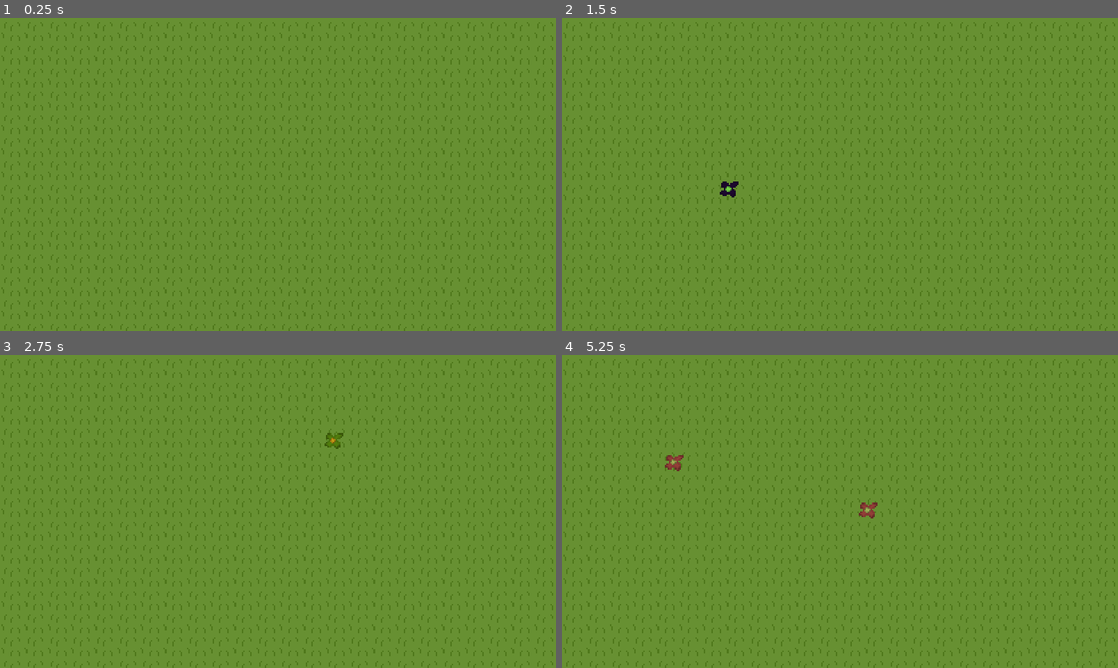
Above: before the commit, frames 1-4 (two rows, left to right).
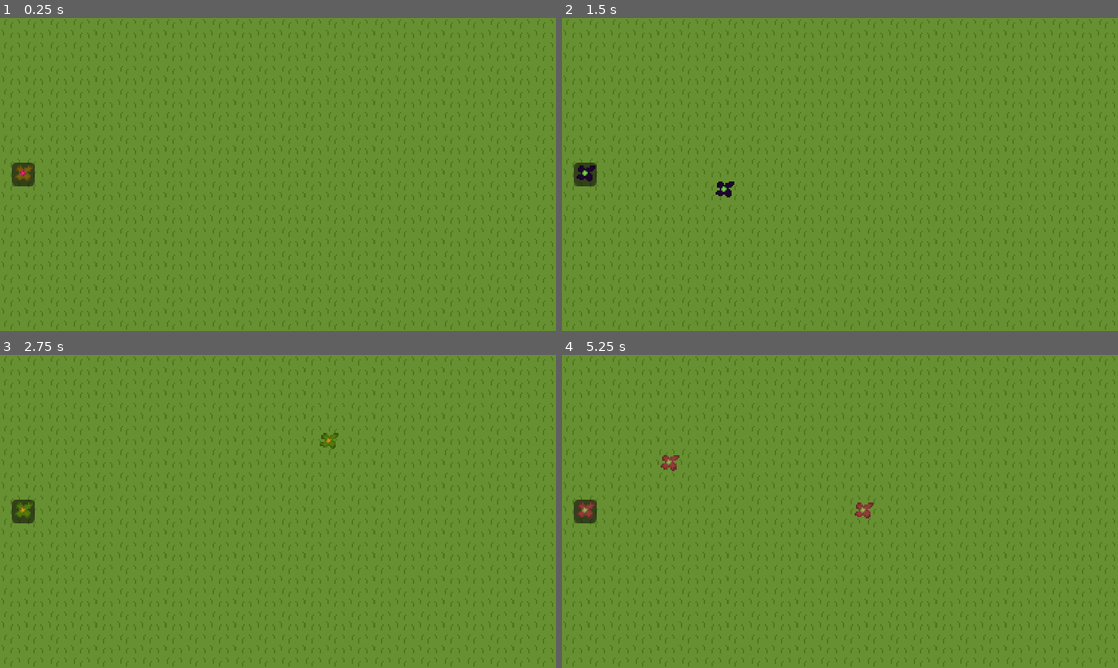
Above: after the commit, the same moments.

Repository: thejenske-dev/Godot-bloemGame
Game: Godot game, scene res://Scenes/test_initial.tscn
Two runs of this game, one before a commit and one after it. Both use one fixed random seed, a clock stepped at 60 frames per second and the inputs below.
Inputs (mouse positions are in pixels of both pictures, inside the frame that each line leads up to):
- Up to frame 1 (0.25 s): no input
- Up to frame 2 (1.5 s): tap Enter at 0.5 s; move the mouse to (962, 158) at 0.52 s; hold Up (arrow_up) 0.53-1.28 s; click (962, 158) at 0.6 s; tap Mouse wheel down (Scroll_down) at 0.8, 1.35 s; tap R (Reset) at 1.25 s; move the mouse to (728, 190) at 1.27 s; hold Down (arrow_down) from 1.28 s (still down); click (728, 190) at 1.42 s
- Up to frame 3 (2.75 s): tap Mouse wheel up (Scroll_up) at 1.55, 2.1 s; tap R (Reset) at 2 s; move the mouse to (333, 442) at 2.02 s; release Down (arrow_down) at 2.03 s; hold Up (arrow_up) from 2.03 s (still down); click (333, 442) at 2.3 s
- Up to frame 4 (5.25 s): tap R (Reset) at 2.75, 3.5, 4.15, 4.25 s; move the mouse to (812, 574) at 2.77 s; click (812, 574) at 2.85 s; tap Mouse wheel down (Scroll_down) at 3.05, 3.6 s; move the mouse to (1006, 558) at 3.52 s; release Up (arrow_up) at 3.53 s; hold Down (arrow_down) from 3.53 s (still down); click (1006, 558) at 3.67 s; tap Mouse wheel up (Scroll_up) at 3.8, 4.35 s; move the mouse to (673, 464) at 4.27 s; click (673, 464) at 4.55 s; move the mouse to (867, 511) at 5.02 s; click (867, 511) at 5.1 s

The runs differ from the first frame. In frame 1, 0.3% of the frame differs, in the area x 2-7%, y 46-54%; in frame 2, 0.4%; in frame 3, 0.4%; in frame 4, 0.6%, in the area x 2-57%, y 32-54%.

Commit message:
Added a UI element to the screen where you can see the color of the flower you are currently placing.
Also refactored the main scene to make it so UI elements are correctly alligned; added comments in all scripts to clarify codes.

Diff:
--- a/Scenes/flower.gd
+++ b/Scenes/flower.gd
@@ -1,5 +1,6 @@
 extends Node2D
 
+signal flowerColorChanged(leaves:Color,center:Color)
 
 # Called when the node enters the scene tree for the first time.
 func _ready() -> void:
@@ -19,3 +20,4 @@
 func changeColor(Center:Color,Leaves:Color) -> void:
 	$Flower_leaves.self_modulate = Leaves
 	$Flower_center.self_modulate = Center
+	flowerColorChanged.emit(Center,Leaves)
--- a/Scenes/flower.tscn
+++ b/Scenes/flower.tscn
@@ -22,7 +22,6 @@
 texture = ExtResource("3_88g82")
 
 [node name="Area2D" type="Area2D" parent="." unique_id=1524891180]
-visible = false
 
 [node name="Flower_area" type="CollisionShape2D" parent="Area2D" unique_id=1062308214]
 position = Vector2(1, -1)
--- a/Scenes/test_initial.tscn
+++ b/Scenes/test_initial.tscn
@@ -2,18 +2,33 @@
 
 [ext_resource type="PackedScene" uid="uid://1x3mulng1xbq" path="res://Scenes/flower_manager.tscn" id="1_e1iue"]
 [ext_resource type="Texture2D" uid="uid://crgda3xxnt5fw" path="res://graphics/Backgrounds/grass.png" id="1_gxivy"]
+[ext_resource type="PackedScene" uid="uid://te1kgkqq1sny" path="res://Scenes/ui/Flower_preview.tscn" id="2_j0nyw"]
 
-[node name="Background" type="Node2D" unique_id=824780617]
+[node name="Game" type="Node2D" unique_id=824780617]
 
-[node name="TextureRect" type="TextureRect" parent="." unique_id=1473801307]
-offset_left = 3.0
-offset_right = 1081.0
-offset_bottom = 629.0
+[node name="CanvasLayer" type="CanvasLayer" parent="." unique_id=1355975180]
+
+[node name="TextureRect" type="TextureRect" parent="CanvasLayer" unique_id=1473801307]
+anchors_preset = 15
+anchor_right = 1.0
+anchor_bottom = 1.0
+grow_horizontal = 2
+grow_vertical = 2
 texture = ExtResource("1_gxivy")
 stretch_mode = 1
 
-[node name="Camera2D" type="Camera2D" parent="TextureRect" unique_id=177642886]
-position = Vector2(176, 126)
-anchor_mode = 0
+[node name="FlowerManager" parent="CanvasLayer/TextureRect" unique_id=2015380591 instance=ExtResource("1_e1iue")]
+position = Vector2(-3, 0)
 
-[node name="FlowerManager" parent="." unique_id=2015380591 instance=ExtResource("1_e1iue")]
+[node name="Control" parent="CanvasLayer/TextureRect" unique_id=1855895762 instance=ExtResource("2_j0nyw")]
+layout_mode = 1
+offset_left = 8.0
+offset_top = -8.0
+offset_right = 24.0
+offset_bottom = 8.0
+pivot_offset = Vector2(10, 0)
+size_flags_horizontal = 4
+size_flags_vertical = 4
+
+[node name="Camera2D" type="Camera2D" parent="." unique_id=177642886]
+position = Vector2(324, 184)
--- /dev/null
+++ b/Scenes/ui/Flower_preview.tscn
@@ -0,0 +1,57 @@
+[gd_scene format=3 uid="uid://te1kgkqq1sny"]
+
+[ext_resource type="PackedScene" uid="uid://dhruiusce838o" path="res://Scenes/flower.tscn" id="1_1m2ob"]
+[ext_resource type="Script" uid="uid://cakkslt2gfgmi" path="res://Scenes/ui/flower_preview.gd" id="1_4deg3"]
+[ext_resource type="Script" uid="uid://dwfvj3ytudp12" path="res://Scenes/ui/panel_container.gd" id="1_vk3gj"]
+[ext_resource type="Texture2D" uid="uid://bq7v55wivk1y8" path="res://graphics/Flowers/Grayscale_flowerLeaves.png" id="2_dublq"]
+[ext_resource type="Texture2D" uid="uid://cpq6f8b1dmg8t" path="res://graphics/Flowers/GrayScale_flowerCenter.png" id="3_4deg3"]
+
+[node name="Control" type="Control" unique_id=1855895762]
+custom_minimum_size = Vector2(16, 16)
+layout_mode = 3
+anchors_preset = 4
+anchor_top = 0.5
+anchor_bottom = 0.5
+grow_vertical = 2
+script = ExtResource("1_4deg3")
+
+[node name="Panel" type="Panel" parent="." unique_id=544208509]
+self_modulate = Color(0.5735531, 0.45393944, 0.37649927, 1)
+custom_minimum_size = Vector2(16, 16)
+layout_mode = 1
+anchors_preset = 8
+anchor_left = 0.5
+anchor_top = 0.5
+anchor_right = 0.5
+anchor_bottom = 0.5
+offset_left = -8.0
+offset_top = -8.0
+offset_right = 8.0
+offset_bottom = 8.0
+grow_horizontal = 2
+grow_vertical = 2
+
+[node name="CenterContainer" type="CenterContainer" parent="Panel" unique_id=1499393155]
+layout_mode = 1
+anchors_preset = 8
+anchor_left = 0.5
+anchor_top = 0.5
+anchor_right = 0.5
+anchor_bottom = 0.5
+grow_horizontal = 2
+grow_vertical = 2
+script = ExtResource("1_vk3gj")
+
+[node name="flower_leaves" type="Sprite2D" parent="Panel/CenterContainer" unique_id=497430932]
+texture_filter = 1
+texture = ExtResource("2_dublq")
+
+[node name="flower_center" type="Sprite2D" parent="Panel/CenterContainer" unique_id=991769207]
+texture_filter = 1
+position = Vector2(0, -1)
+texture = ExtResource("3_4deg3")
+
+[node name="Flower" parent="Panel/CenterContainer" unique_id=1531035598 instance=ExtResource("1_1m2ob")]
+visible = false
+
+[connection signal="flowerColorChanged" from="Panel/CenterContainer/Flower" to="Panel/CenterContainer" method="_on_flower_flower_color_changed"]
--- /dev/null
+++ b/Scenes/ui/flower_preview.gd
@@ -0,0 +1,19 @@
+extends Control
+@onready var flower_leaves: Sprite2D = $Panel/CenterContainer/flower_leaves
+@onready var flower_center: Sprite2D = $Panel/CenterContainer/flower_center
+var flowerColor_center = Color(0.957,0.173,0.502)
+var flowerColor_leaves = Color(0.789, 0.623, 0.094)
+
+# Called when the node enters the scene tree for the first time.
+func _ready() -> void:
+	flower_leaves.self_modulate = flowerColor_leaves
+	flower_center.self_modulate = flowerColor_center
+
+
+# Called every frame. 'delta' is the elapsed time since the previous frame.
+func _process(delta: float) -> void:
+	pass
+
+func change_preview(center: Color, leaves: Color) -> void:
+	flower_leaves.self_modulate = leaves
+	flower_center.self_modulate = center
--- /dev/null
+++ b/Scenes/ui/panel_container.gd
@@ -0,0 +1,23 @@
+extends CenterContainer
+@onready var flower: Node2D = $Panel/CenterContainer/Flower
+@onready var flower_leaves: Sprite2D = $flower_leaves
+@onready var flower_center: Sprite2D = $flower_center
+
+
+# Called when the node enters the scene tree for the first time.
+func _ready() -> void:
+	pass # Replace with function body.
+
+
+# Called every frame. 'delta' is the elapsed time since the previous frame.
+func _process(delta: float) -> void:
+	pass
+
+
+func change_preview(leaves: Color, center: Color) -> void:
+	flower_leaves.self_modulate = leaves
+	flower_center.self_modulate = center
+
+func _on_flower_flower_color_changed(leaves: Color, center: Color) -> void:
+	flower_leaves.self_modulate = leaves
+	flower_center.self_modulate = center
--- a/flower_manager.gd
+++ b/flower_manager.gd
@@ -1,12 +1,17 @@
 extends Node2D
+#Preload the flower scene
 var flower = preload("res://Scenes/flower.tscn")
+#Flower position
 var m_pos:Vector2
+#Reset active flag
 var reset_active:bool = false
-var flowercolours_pos = 0
+#The to be colors of the flower
 var flower_center_rgb = [0.957,0.173,0.502]
 var flower_leaves_rgb = [0.789, 0.623, 0.094]
+#The current colors of the flower
 var flowerColor_center = Color(0.957,0.173,0.502)
 var flowerColor_leaves = Color(0.789, 0.623, 0.094)
+@onready var control: Control = $"../Control"
 
 # Called when the node enters the scene tree for the first time.
 func _ready() -> void:
@@ -15,14 +20,16 @@
 
 # Called every frame. 'delta' is the elapsed time since the previous frame.
 func _process(delta: float) -> void:
+	#When you left click, a new flower will spawn at mouse location.
 	if(Input.is_action_just_pressed("Left_Click")):
+		#Creata a new flower scene
 		var new_flower = flower.instantiate()
-		print(m_pos)
+		#Set the flower position to the mouses position
 		var flower_pos = Vector2(get_global_mouse_position())
 		new_flower.position = flower_pos
+		#Set the color of the flower
 		new_flower.changeColor(flowerColor_center,flowerColor_leaves)
-		print("Center:" , flowerColor_center)
-		print("Leaves:" , flowerColor_leaves)
+		#Add the new flower to the node tree.
 		add_child(new_flower)
 
 
@@ -30,8 +37,8 @@
 	#Resetting the garden and deletes all child flowers
 	if(Input.is_action_just_pressed("Reset") and reset_active == false ):
 		reset_active = true
+		#The time between the deletion of flowers.
 		var delay=.1
-		print("Reset")
 		if self.get_children()!= null:
 			for scene in self.get_children():
 				await get_tree().create_timer(delay).timeout
@@ -40,24 +47,32 @@
 			reset_active = false
 		else:
 			print("No flowers :)")
-	#Changing flower colours
+
+	#Changing flower colors
 	if(Input.is_action_just_pressed("arrow_up") or Input.is_action_just_pressed("Scroll_up") ):
-		#Change flower colour sprite
+		#Changes both sprites
 		setColors()
-		print("arrow_up pressed")
+		#Change the UI preview flowers color
+		control.change_preview(flowerColor_center,flowerColor_leaves)
+
 
 	if(Input.is_action_just_pressed("arrow_down") or Input.is_action_just_pressed("Scroll_down")):
+		#Changes both sprites
 		setColors()
-		print("arrow_down pressed")
+		#Change the UI preview flowers color
+		control.change_preview(flowerColor_center,flowerColor_leaves)
+
+
 func setColors() -> void:
+	#Sets the 3 color values to a randomized value between 0 and 1
 	for i in range(flower_center_rgb.size()):
 		var randnr_cent = randf_range(0,1)
 		flower_center_rgb.set(i,randnr_cent)
-		print(i)
-
+		#print(i)
+	#Sets the 3 color values to a randomized value between 0 and 1
 	for x in range(flower_leaves_rgb.size()):
 		var randnr_leave = randf_range(0,1)
 		flower_leaves_rgb.set(x, randnr_leave)
-
+	#Set the flower color vars with the new randomizes values
 	flowerColor_center = Color(flower_center_rgb[0],flower_center_rgb[1],flower_center_rgb[2])
 	flowerColor_leaves = Color(flower_leaves_rgb[0],flower_leaves_rgb[1],flower_center_rgb[2])
Not shown, added: Scenes/ui/flower_preview.gd.uid
Not shown, added: Scenes/ui/panel_container.gd.uid
Not shown, added: Scenes/test_initial.tscn1719210465.tmp
Not shown, added: Scenes/test_initial.tscn1745662033.tmp
